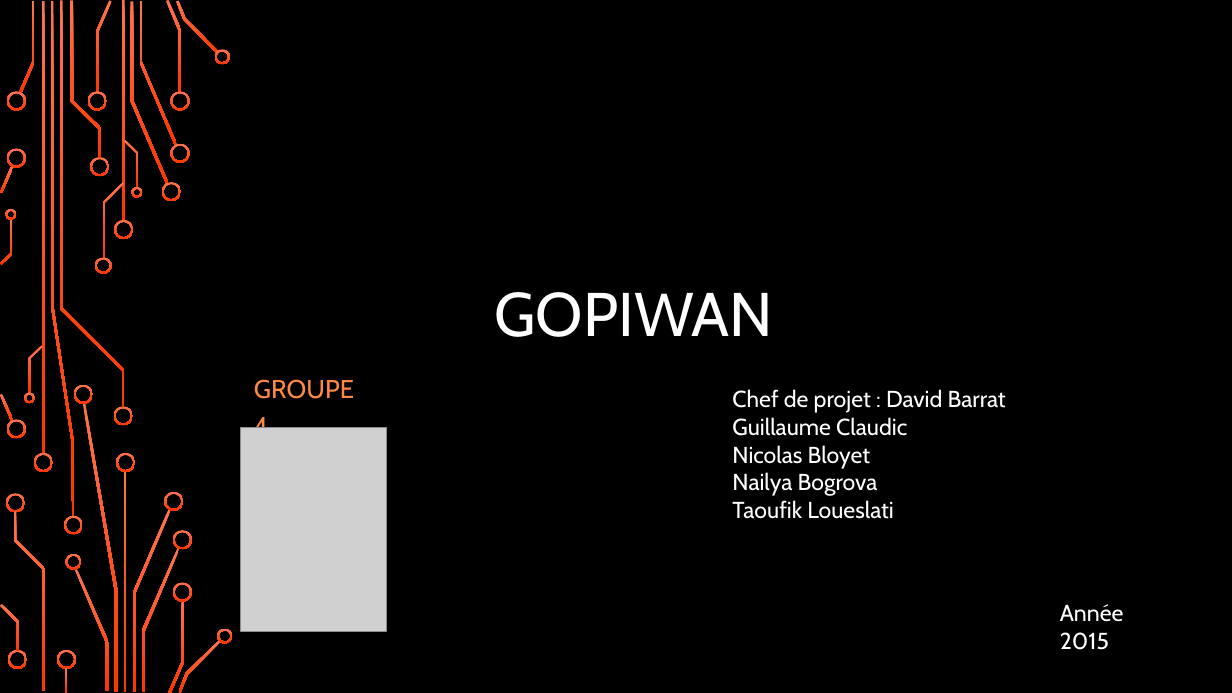
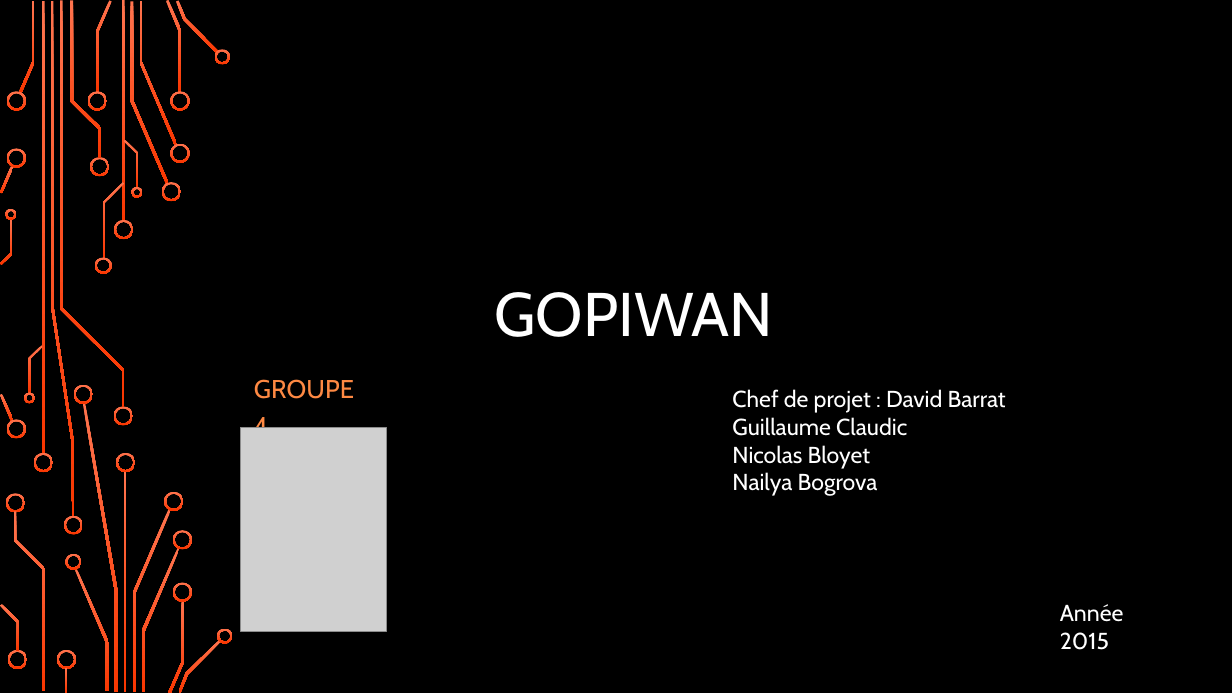
Before and after one commit to zipang29/gopiwan, a slide deck: slide 1 of Documents/diaporama_soutenance.pptx. Drawn at 1232x693 pixels with LibreOffice and Linux fonts; fonts in the diff are those of the drawing; grey boxes stand for pictures; background and template pictures are left out. Boxes give left, top, right and bottom in pixels: in the first picture for what was removed or moved away, otherwise in the second. Text is boxed around its words. In the diff, an @@ line names an element or a change of style, - is before the commit and + after.

```diff
--- a/Documents/diaporama_soutenance.pptx
+++ b/Documents/diaporama_soutenance.pptx
@@ text at (x1=732, y1=500, x2=894, y2=519): paragraph removed @@
-Taoufik Loueslati
```
Also in this commit, not shown: 1 other slide changed.
